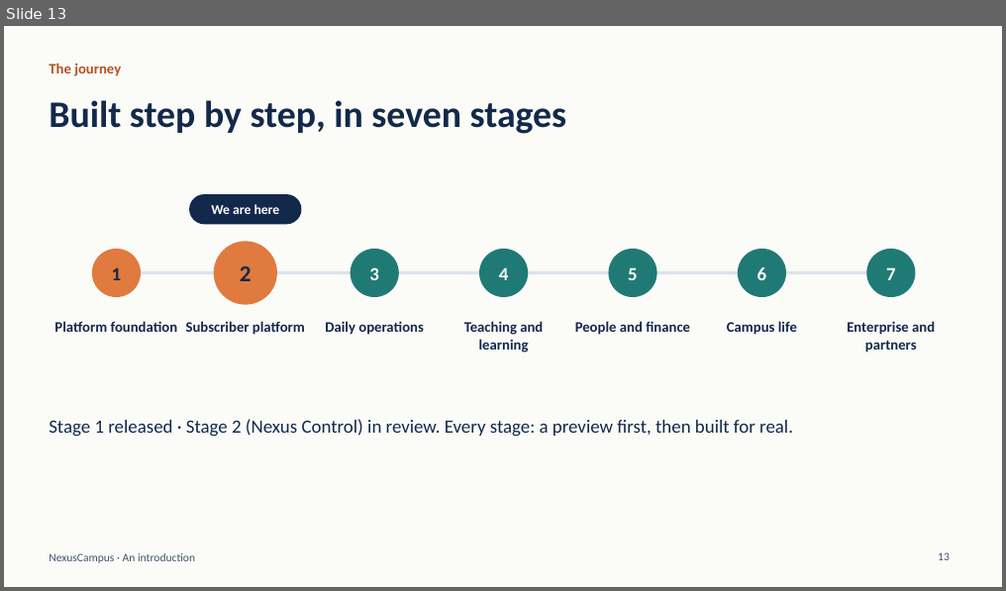
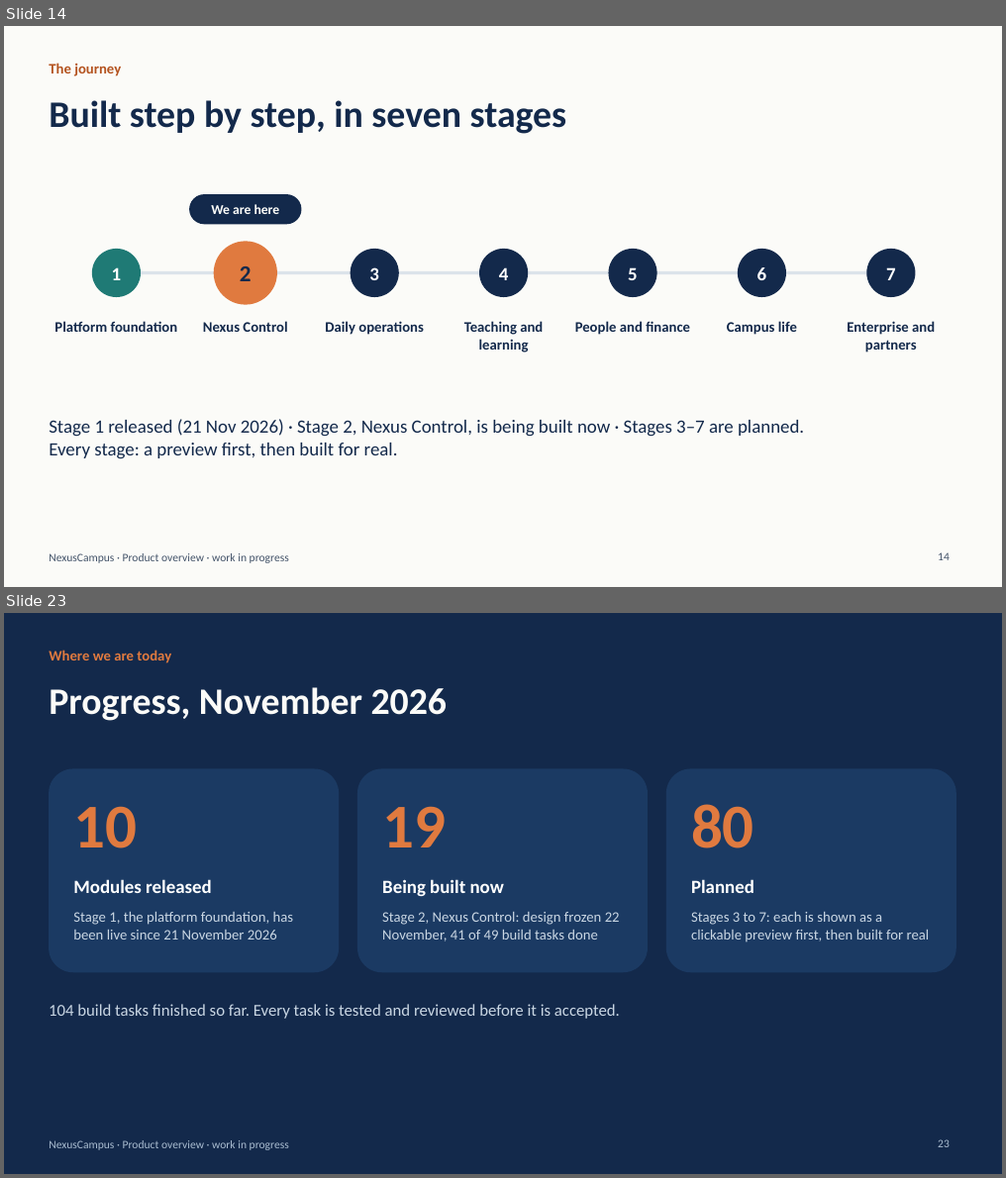
Before and after one commit to kathiravan348/NexusCampus-AI, a slide deck: docs/presentation/NexusCampus-Introduction.pptx. Shown one above the other, each under a label of ours: slide 13 before the commit, slides 14 and 23 after it; the slides between them are not shown. The pictures are 1006x591 and 1006x1178 pixels, drawn with LibreOffice and Linux fonts; fonts in the diff are those of the drawing. Boxes give left, top, right and bottom in pixels: in the first picture for what was removed or moved away, otherwise in the second. Text is boxed around its words. In the diff, an @@ line names an element or a change of style, - is before the commit and + after.

```diff
--- a/docs/presentation/NexusCampus-Introduction.pptx
+++ b/docs/presentation/NexusCampus-Introduction.pptx
@@ slide 23 added at box(4, 613, 1002, 1174), background #13294B @@
@@ text added at box(49, 650, 171, 663), 14 pt, text #E07A3F, bold @@
+Where we are today
@@ title added at box(49, 687, 448, 721), 36 pt, text #FBFBF8, bold @@
+Progress, November 2026
@@ rounded rectangle added at box(49, 768, 340, 972), fill #1B3A63 @@
@@ rounded rectangle added at box(357, 768, 648, 972), fill #1B3A63 @@
@@ rounded rectangle added at box(666, 768, 957, 972), fill #1B3A63 @@
@@ text added at box(73, 806, 137, 849), 60 pt, text #E07A3F, bold @@
+10
@@ text added at box(382, 806, 446, 848), 60 pt, text #E07A3F, bold @@
+19
@@ text added at box(691, 804, 754, 849), 60 pt, text #E07A3F, bold @@
+80
@@ text added at box(73, 879, 212, 893), 18 pt, text #FFFFFF, bold @@
+Modules released
@@ text added at box(382, 879, 504, 897), 18 pt, text #FFFFFF, bold @@
+Being built now
@@ text added at box(691, 879, 754, 893), 18 pt, text #FFFFFF, bold @@
+Planned
@@ text added at box(73, 912, 294, 940), 14 pt, text #C9D6E3 @@
+Stage 1, the platform foundation, has been live since 21 November 2026
@@ text added at box(382, 912, 620, 942), 14 pt, text #C9D6E3 @@
+Stage 2, Nexus Control: design frozen 22 November, 41 of 49 build tasks done
@@ text added at box(691, 912, 930, 943), 14 pt, text #C9D6E3 @@
+Stages 3 to 7: each is shown as a clickable preview first, then built for real
@@ text added at box(49, 1004, 620, 1019), 16 pt, text #C9D6E3 @@
+104 build tasks finished so far. Every task is tested and reviewed before it is accepted.
@@ text added at box(49, 1141, 289, 1151), 11 pt, text #A9BCD0 @@
+NexusCampus · Product overview · work in progress
@@ page number added at box(938, 1140, 949, 1148), 11 pt, text #A9BCD0 @@
+23
@@ what was slide 13 is now slide 14 @@
@@ slide 14 changed as well @@
@@ ellipse "1" at box(92, 249, 141, 297): text colour #13294B to #FFFFFF; fill #E07A3F to #1F7A75 @@
@@ text colour #FBFBF8 to #FFFFFF; fill #1F7A75 to #13294B in 5 elements at box(350, 249, 399, 297), box(479, 249, 528, 297), box(608, 249, 656, 297), box(738, 249, 786, 297), box(867, 249, 916, 297) @@
@@ text at box(203, 321, 287, 332): text changed @@
-Subscriber platform
+Nexus Control
@@ text at box(49, 419, 804, 460): text changed @@
-Stage 1 released · Stage 2 (Nexus Control) in review. Every stage: a preview first, then built for real.
+Stage 1 released (21 Nov 2026) · Stage 2, Nexus Control, is being built now · Stages 3–7 are planned. Every stage: a preview first, then built for real.
@@ text at box(49, 554, 289, 564): text changed @@
-NexusCampus · An introduction
+NexusCampus · Product overview · work in progress
@@ page number at box(938, 553, 949, 561): text changed @@
-13
+14
```
Also in this commit, not shown: 13 other slides changed, 10 other slides added, 2 other files.
